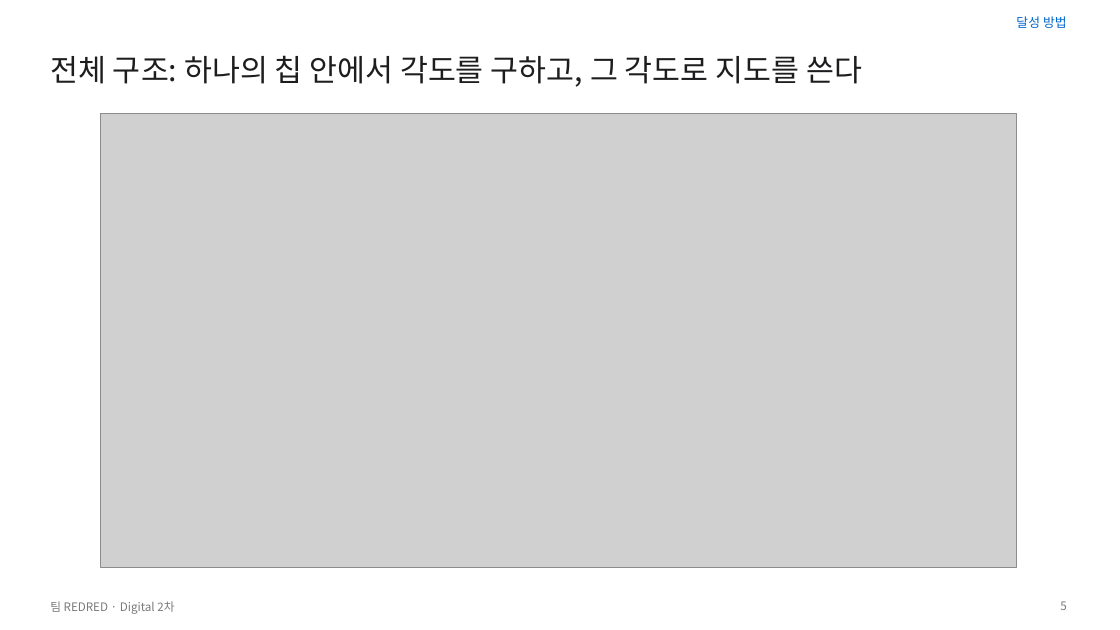
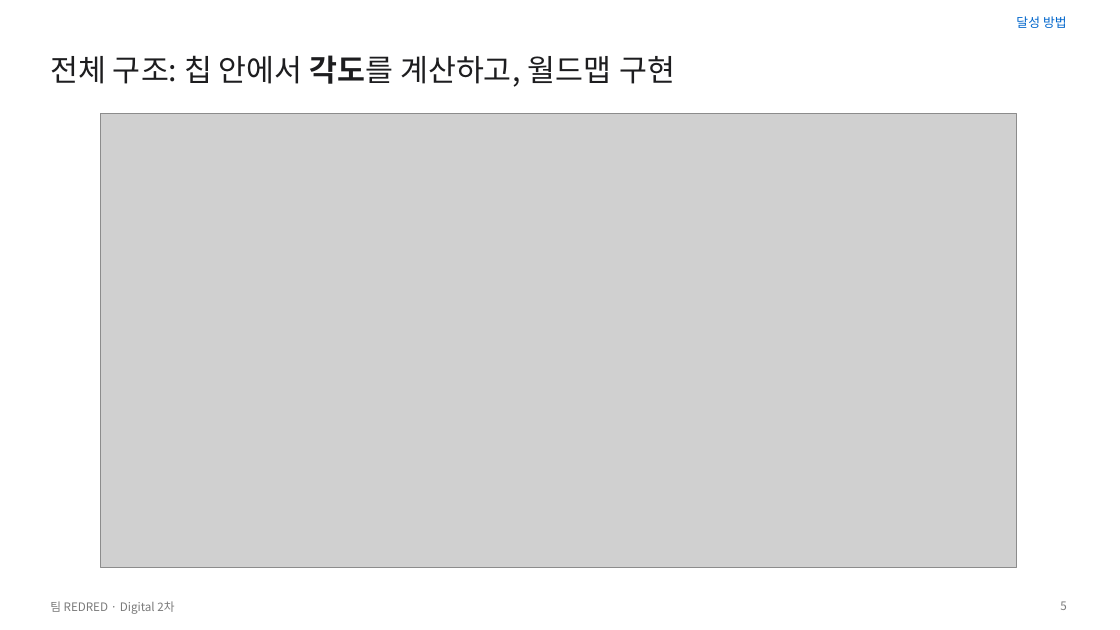
Before and after one commit to GangHeeJo/AI-SEMI, a slide deck: slide 5 of submission/REDRED_2차_발표자료_칩S.pptx. Drawn at 1120x630 pixels with LibreOffice and Linux fonts; fonts in the diff are those of the drawing; grey boxes stand for pictures. Boxes give left, top, right and bottom in pixels: in the first picture for what was removed or moved away, otherwise in the second. Text is boxed around its words. In the diff, an @@ line names an element or a change of style, - is before the commit and + after.

```diff
--- a/submission/REDRED_2차_발표자료_칩S.pptx
+++ b/submission/REDRED_2차_발표자료_칩S.pptx
@@ text at (50,55,676,87): text changed @@
-전체 구조: 하나의 칩 안에서 각도를 구하고, 그 각도로 지도를 쓴다
+전체 구조: 칩 안에서 각도를 계산하고, 월드맵 구현
```
Also in this commit, not shown: 17 other slides changed, 4 other files.
